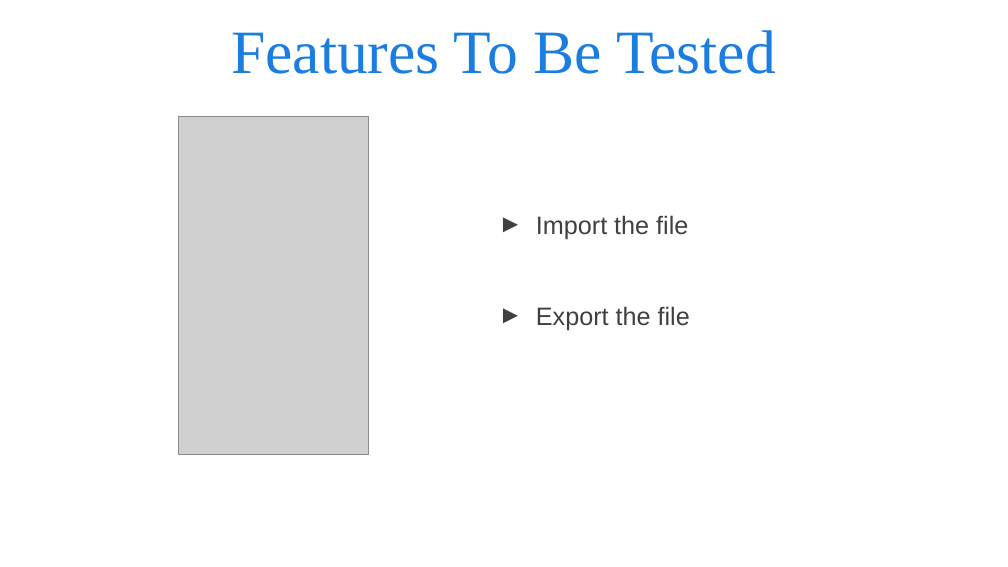
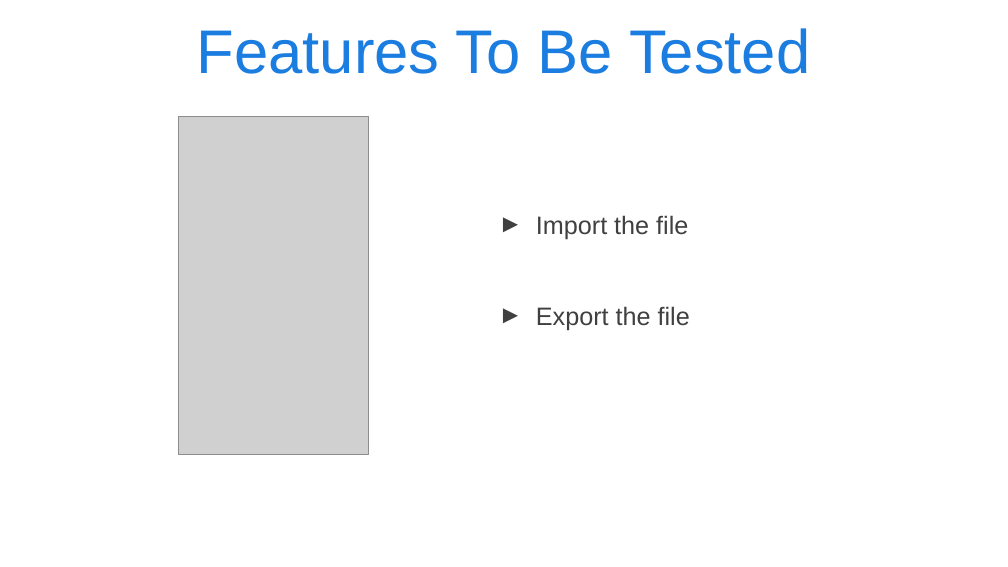
Before and after one commit to andyy0123/STV_finalProject, a slide deck: slide 8 of midterm.pptx. Drawn at 1008x567 pixels with LibreOffice and Linux fonts; fonts in the diff are those of the drawing; grey boxes stand for pictures; background and template pictures are left out. Boxes give left, top, right and bottom in pixels: in the first picture for what was removed or moved away, otherwise in the second. Text is boxed around its words. In the diff, an @@ line names an element or a change of style, - is before the commit and + after.

```diff
--- a/midterm.pptx
+++ b/midterm.pptx
@@ title "Features To Be Tested" at (197,28,810,74): font Times New Roman to Arial @@
```
Also in this commit, not shown: 12 other slides changed, 1 slide added, 2 other files.
